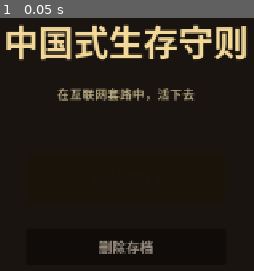
Above: before the commit, frame 1.
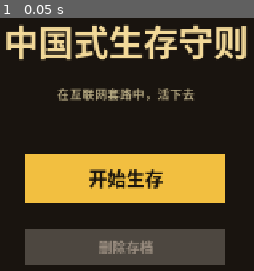
Above: after the commit, the same moment.

Repository: t5057517/zhongguoshi-shengcun-shouze
Game: Godot game, scene res://scenes/Main.tscn
Two runs of this game, one before a commit and one after it. Both use one fixed random seed, a clock stepped at 60 frames per second and the inputs below.
Inputs:
- Up to frame 1 (0.05 s): no input

The runs differ from the first frame. In frame 1, 25% of the frame differs, in the area x 9-89%, y 53-98%.

Commit message:
修复标题按钮不可见、第一关过关不跳转bug，每关加返回按钮

Diff:
--- a/GodotPC/scenes/Title.tscn
+++ b/GodotPC/scenes/Title.tscn
@@ -9,6 +9,7 @@
 anchor_bottom = 1.0
 grow_horizontal = 2
 grow_vertical = 2
+mouse_filter = 2
 script = ExtResource("1_title")
 
 [node name="Background" type="ColorRect" parent="."]
@@ -42,51 +43,45 @@
 text = "在互联网套路中，活下去"
 horizontal_alignment = 1
 
-[node name="StartBtn" type="Panel" parent="."]
+[node name="StartBtnBG" type="ColorRect" parent="."]
 layout_mode = 0
 offset_left = 480.0
 offset_top = 400.0
 offset_right = 800.0
 offset_bottom = 480.0
-self_modulate = Color(0.95, 0.75, 0.25, 1)
-mouse_filter = 0
+color = Color(0.95, 0.75, 0.25, 1)
 
-[node name="StartText" type="Label" parent="StartBtn"]
-layout_mode = 1
-anchors_preset = 15
-anchor_right = 1.0
-anchor_bottom = 1.0
-grow_horizontal = 2
-grow_vertical = 2
+[node name="StartText" type="Label" parent="."]
+layout_mode = 0
+offset_left = 480.0
+offset_top = 400.0
+offset_right = 800.0
+offset_bottom = 480.0
 theme_override_font_sizes/font_size = 30
 theme_override_colors/font_color = Color(0.1, 0.08, 0.05, 1)
 text = "开始生存"
 horizontal_alignment = 1
 vertical_alignment = 1
-mouse_filter = 2
 
-[node name="DeleteBtn" type="Panel" parent="."]
+[node name="DeleteBtnBG" type="ColorRect" parent="."]
 layout_mode = 0
 offset_left = 480.0
 offset_top = 520.0
 offset_right = 800.0
 offset_bottom = 580.0
-self_modulate = Color(0.3, 0.28, 0.25, 1)
-mouse_filter = 0
+color = Color(0.3, 0.28, 0.25, 1)
 
-[node name="DeleteText" type="Label" parent="DeleteBtn"]
-layout_mode = 1
-anchors_preset = 15
-anchor_right = 1.0
-anchor_bottom = 1.0
-grow_horizontal = 2
-grow_vertical = 2
+[node name="DeleteText" type="Label" parent="."]
+layout_mode = 0
+offset_left = 480.0
+offset_top = 520.0
+offset_right = 800.0
+offset_bottom = 580.0
 theme_override_font_sizes/font_size = 22
 theme_override_colors/font_color = Color(0.6, 0.55, 0.5, 1)
 text = "删除存档"
 horizontal_alignment = 1
 vertical_alignment = 1
-mouse_filter = 2
 
 [node name="Toast" type="Label" parent="."]
 layout_mode = 0
--- a/GodotPC/scripts/level1.gd
+++ b/GodotPC/scripts/level1.gd
@@ -78,6 +78,23 @@
 		hand.modulate.a = 0.35
 
 func _process(delta: float) -> void:
+	# 套餐滚动演出（card 结果时逐条滚动），即使 result 已设也要继续
+	if menu_playing or menu_rolling:
+		if menu_playing and not menu_rolling:
+			menu_timer += delta
+			if menu_timer >= MENU_STEP:
+				menu_timer = 0.0
+				menu_index += 1
+				if menu_index >= menu_items.size():
+					menu_playing = false
+					menu_rolling = true
+					var wait := create_tween()
+					wait.tween_interval(0.8)
+					wait.tween_callback(_finish_menu)
+				else:
+					_show_menu_item(menu_index)
+		return
+
 	if result != Result.NONE:
 		return
 
@@ -96,21 +113,6 @@
 		tony_timer = 0.0
 		tony_index = (tony_index + 1) % tony_words.size()
 		tony_bubble.text = tony_words[tony_index]
-
-	# 套餐滚动演出（card 结果时逐条滚动）
-	if menu_playing and not menu_rolling:
-		menu_timer += delta
-		if menu_timer >= MENU_STEP:
-			menu_timer = 0.0
-			menu_index += 1
-			if menu_index >= menu_items.size():
-				menu_playing = false
-				menu_rolling = true
-				var wait := create_tween()
-				wait.tween_interval(0.8)
-				wait.tween_callback(_finish_menu)
-			else:
-				_show_menu_item(menu_index)
 
 func _input(event: InputEvent) -> void:
 	if result != Result.NONE:
--- a/GodotPC/scripts/main.gd
+++ b/GodotPC/scripts/main.gd
@@ -12,6 +12,9 @@
 var current_level: Node = null
 var current_index := 0
 
+var back_btn: Panel = null
+var back_text: Label = null
+
 func _ready() -> void:
 	_show_title()
 
@@ -19,6 +22,7 @@
 	if current_level:
 		current_level.queue_free()
 		current_level = null
+	_remove_back_btn()
 	title_screen = TitleScene.instantiate()
 	add_child(title_screen)
 	title_screen.start_game.connect(_on_start_game)
@@ -38,6 +42,42 @@
 	current_level = LEVELS[current_index].instantiate()
 	add_child(current_level)
 	current_level.level_finished.connect(_on_level_finished)
+	_add_back_btn()
+
+func _add_back_btn() -> void:
+	_remove_back_btn()
+	back_btn = Panel.new()
+	back_btn.name = "BackBtn"
+	back_btn.position = Vector2(1200, 16)
+	back_btn.size = Vector2(64, 40)
+	back_btn.mouse_filter = Control.MOUSE_FILTER_STOP
+	back_btn.gui_input.connect(_on_back_btn_input)
+	# 可见背景
+	var bg := ColorRect.new()
+	bg.set_anchors_preset(Control.PRESET_FULL_RECT)
+	bg.color = Color(0.2, 0.2, 0.25, 0.9)
+	bg.mouse_filter = Control.MOUSE_FILTER_IGNORE
+	back_btn.add_child(bg)
+	back_text = Label.new()
+	back_text.text = "返回"
+	back_text.horizontal_alignment = HORIZONTAL_ALIGNMENT_CENTER
+	back_text.vertical_alignment = VERTICAL_ALIGNMENT_CENTER
+	back_text.set_anchors_preset(Control.PRESET_FULL_RECT)
+	back_text.add_theme_font_size_override("font_size", 18)
+	back_text.add_theme_color_override("font_color", Color(1, 1, 1, 1))
+	back_text.mouse_filter = Control.MOUSE_FILTER_IGNORE
+	back_btn.add_child(back_text)
+	add_child(back_btn)
+
+func _remove_back_btn() -> void:
+	if back_btn:
+		back_btn.queue_free()
+		back_btn = null
+		back_text = null
+
+func _on_back_btn_input(event: InputEvent) -> void:
+	if event is InputEventMouseButton and event.button_index == MOUSE_BUTTON_LEFT and event.pressed:
+		_show_title()
 
 func _on_level_finished(result_id: String) -> void:
 	# 结果演出后，黑屏 0.5s 转场，进入下一关（当前 4 关规划，暂实现 3 关，循环演示）
--- a/GodotPC/scripts/title.gd
+++ b/GodotPC/scripts/title.gd
@@ -3,24 +3,26 @@
 
 signal start_game
 
-@onready var start_btn: Panel = $StartBtn
-@onready var delete_btn: Panel = $DeleteBtn
 @onready var toast: Label = $Toast
 
+var start_rect := Rect2(480, 400, 320, 80)
+var delete_rect := Rect2(480, 520, 320, 60)
+
 func _ready() -> void:
-	start_btn.gui_input.connect(_on_start_gui_input)
-	delete_btn.gui_input.connect(_on_delete_gui_input)
-	start_btn.mouse_filter = Control.MOUSE_FILTER_STOP
-	delete_btn.mouse_filter = Control.MOUSE_FILTER_STOP
+	toast.visible = false
+	mouse_filter = Control.MOUSE_FILTER_IGNORE
 
-func _on_start_gui_input(event: InputEvent) -> void:
+func _input(event: InputEvent) -> void:
 	if event is InputEventMouseButton and event.button_index == MOUSE_BUTTON_LEFT and event.pressed:
-		start_game.emit()
+		var pos: Vector2 = event.position
+		if start_rect.has_point(pos):
+			start_game.emit()
+		elif delete_rect.has_point(pos):
+			_show_toast("删除存档功能暂未开放")
 
-func _on_delete_gui_input(event: InputEvent) -> void:
-	if event is InputEventMouseButton and event.button_index == MOUSE_BUTTON_LEFT and event.pressed:
-		toast.text = "删除存档功能暂未开放"
-		toast.visible = true
-		var tween := create_tween()
-		tween.tween_interval(1.2)
-		tween.tween_callback(func(): toast.visible = false)
+func _show_toast(msg: String) -> void:
+	toast.text = msg
+	toast.visible = true
+	var tween := create_tween()
+	tween.tween_interval(1.2)
+	tween.tween_callback(func(): toast.visible = false)
